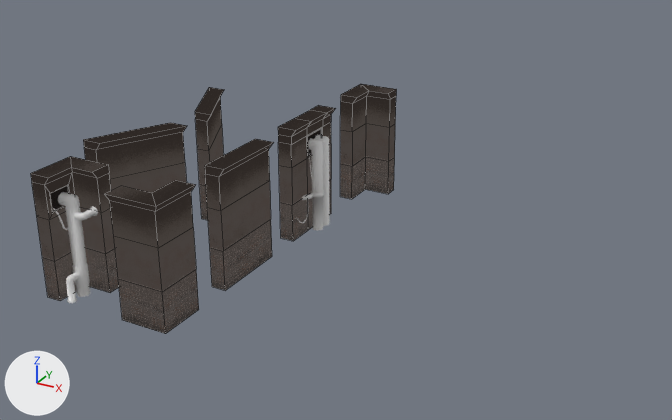
One commit to the Blender file EgoFractum/Assets/Models/BlendFiles/modular_map_assets.blend: the scene before it, then after it.
Rendered twice from a camera (50 mm lens) standing at (7.8, -35.6, 20.5) and looking at (-11.5, -0.6, 3.0). Arrows for +X, +Y and +Z are at lower left; the lights stay in place. The first picture is the older version. Mesh edges are drawn as thin lines on the coarser meshes. The same objects are shown in both versions, whatever each file hides.

Objects in the first picture: 'Wall_corner_ outside_simple', 'Wall_corner_inside_pipes', 'Wall_corner_inside_simple', 'Wall_pipes', 'Wall_simple', 'Wall_simple_diag_L', 'Wall_simple_diag_R', 'pipe_left', 'pipe_right', 'pipe_right.001' and 3 more.
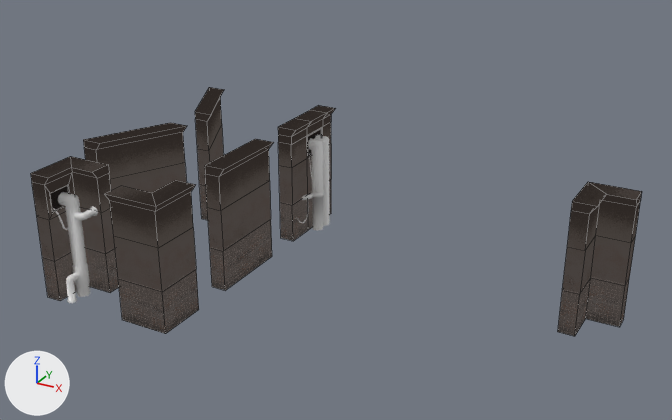
What the commit changed:
me_cube_004 is used by ob_wall_corner_inside_simple; location (-14.48, 8.6, 3.52).
me_cube_004 had 30 vertices, 28 faces and spanned x -1.0..1.2, y -1.33..1.07, z -3.52..2.48.
me_cube_004 now has 30 vertices, 28 faces and spans x -0.4..1.8, y -1.23..1.16, z 0.0..6.0.
me_cube_004 part 1: the whole mesh is moved by (0.6, 0.1, 3.52).
Object 'Wall_corner_inside_simple' (ob_wall_corner_inside_simple) moves from (-14.48, 8.6, 3.52) to (0.0, 0.0, 0.0).

Pixel boxes [x1, y1, x2, y2] of what changed, in the pictures (672 x 420 px):
'Wall_corner_inside_simple', moved
    before: [340, 84, 396, 199]
    after: [558, 182, 642, 336]
